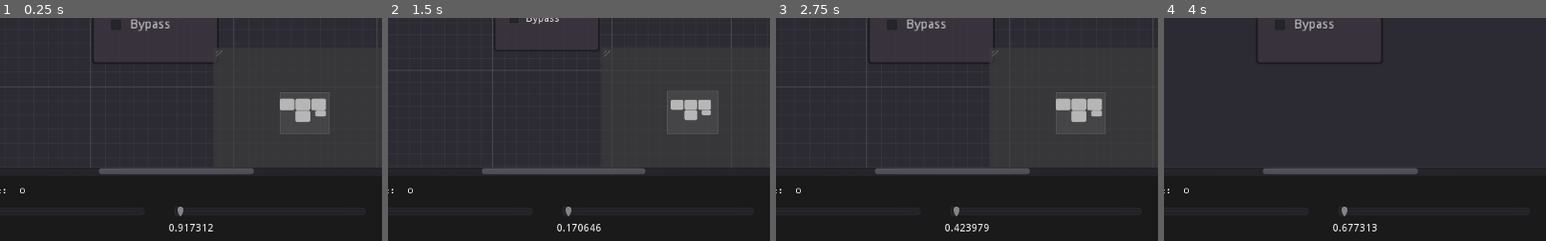
Above: before the commit, frames 1-4 (left to right).
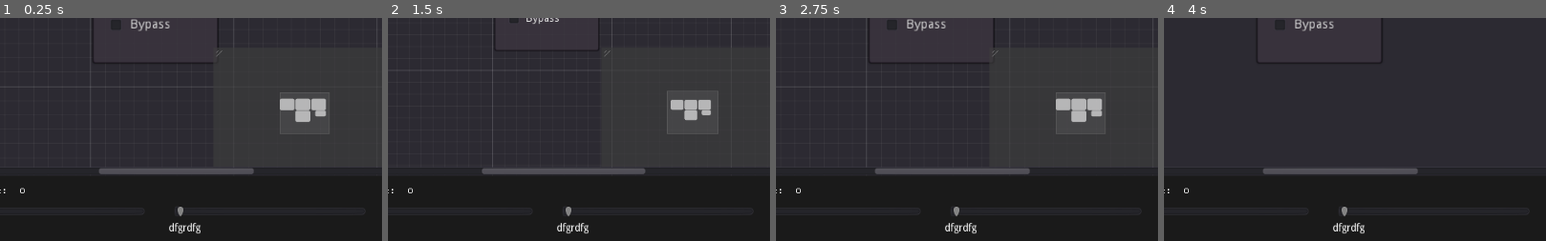
Above: after the commit, the same moments.

Repository: nobuyukinyuu/gdsFM
Game: Godot game, scene res://main.tscn
Same seed, same stepped clock (60 frames per second), same inputs: the game is played once before the commit and once after it.
Inputs (mouse positions are % of the whole screen's width and height, from its top left):
- Up to frame 1 (0.25 s): no input
- Up to frame 2 (1.5 s): click "Bypass" at 0.5 s; click (3, 5) at 1.25 s
- Up to frame 3 (2.75 s): click (9, 5) at 2 s
- Up to frame 4 (4 s): click (12, 5) at 2.75 s; click (23, 5) at 3.5 s
The pictures show only the part of the screen within x 8-58%, y 50-100%; the shares and areas given below are measured in that part.

The runs differ from the first frame. In frame 1, 0.3% of the frame differs, in the area x 44-56%, y 91-97%; in frame 2, 0.3%; in frame 3, 0.3%; in frame 4, 0.3%.

Commit message:
EG Multiplier enabled

Diff:
--- a/!global.gd
+++ b/!global.gd
@@ -32,6 +32,7 @@
 
 class Instr:
 	var rr = 1 setget set_release_time  #Float between 0-1
+	var mul = 0 setget set_frequency_multiplier #Float between 0.5 and 15
 
 	var ar=0	#Attack
 	var dr=0	#Decay
@@ -40,7 +41,7 @@
 	var sl=0	#Sustain level
 	var tl=50	#Total level  (attenuation)
 	var ks=0	#Key scale
-	var mul=0	#Frequency multiplier
+#	var mul=0	#Frequency multiplier
 	var dt=0	#Detune
 #
 #	var hz = 440.0  #Operator frequency.  Tuned to A-4 by default
@@ -51,6 +52,8 @@
 
 
 	var release_time = 1 #Calculated from rr when set
+	var freq_mult = 0.5
+	var hz = 440.0
 
 	var samples = 0  #Samples elapsed
 
@@ -63,10 +66,11 @@
 		else:
 			release_time = -log(rr) *2  # an rr of 0.01 will produce a ~10s release time.
 
-	func get_level():
+	func set_frequency_multiplier(val):
+		mul = val
 
-		pass
-
+		if val == 0:  val = 0.5
+		freq_mult = val #* hz
 
 
 class Patch:
--- a/OP-CenterNode.gd
+++ b/OP-CenterNode.gd
@@ -25,38 +25,36 @@
 	pass
 
 #Sample returns a Vec2 of (phase, amplitude). Phase is used to calculate modulation.
-func request_sample(phase:float, amp:float, is_carrier=false) -> Vector2:
-	var out = Vector2.ZERO
+func request_sample(phase:float) -> float:
+	var out:float
 
 	#TODO:  Don't sin-modulate phase at first, add phases together for each
 	#		Parallel modulator, THEN call modulate on sample before passing back.
 
-	var modulator = Vector2.ZERO
+	var modulator:float
 	if connections.size() > 0:
 
 		#First, mix the parallel modulators.
 		for o in connections.keys():
-			modulator += $"..".get_node(o).request_sample(phase, amp)
+			modulator += $"..".get_node(o).request_sample(phase)
 
 		modulator /= connections.size()
 
 		if $Bypass.pressed:  return modulator
 
 		#Now modulate.
-		phase += modulator.y
+		phase += modulator
+		phase *= eg.freq_mult
 		phase = (gen.sint2(phase) + 1) / 2.0
 
-		out.x = hz
-		out.y = gen.wave(phase, eg.waveform)  * (1+ eg.dt/500.0)
+		out = gen.wave(phase, eg.waveform)  * (1+ eg.dt/500.0)
+		out *= eg.tl / 100.0
 
-		out.y *= eg.tl / 100.0
 
 	else:  #Terminus.  No further modulation required.
-		out.x = hz
-		if $Bypass.pressed:
-			out.y = 0
-		else:
-			out.y = gen.wave(phase, eg.waveform) * (1+ eg.dt/500.0)
-			out.y *= eg.tl / 100.0
+		if $Bypass.pressed:  return 0.0
+		phase *= eg.freq_mult  #DEBUG
+		out = gen.wave(phase, eg.waveform) * (1+ eg.dt/500.0)
+		out *= eg.tl / 100.0
 
 	return out
--- a/main.gd
+++ b/main.gd
@@ -43,7 +43,8 @@
 
 #	$Panel/Line2D.points = pts
 
-	$Label2.text = str(fmod(global.get_secs(), 1.0))
+	if $OP4:
+		$Label2.text = str($OP4.eg.freq_mult)
 
 func fill_buffer(var frames=-1):
 	if !buf:  return
@@ -89,16 +90,12 @@
 
 		if $GraphEdit.connections_valid:
 			var s = $GraphEdit/Output.mix(phase)
-			bufferdata[i] = s.y * Vector2.ONE
+			bufferdata[i] = s * Vector2.ONE
 
 		global.samples +=1
 
 	buf.push_buffer(bufferdata)
 
-#Carrier:  A waveform not yet sin-processed.
-func modulate(carrier, modulator, tl, mul=1.0):
-#	var modulator = global.sint(TAU * global.samples * (mod_hz / hz))
-	return global.sint(sin(modulator*mul) * tl + (carrier) * TAU*4)
 
 
 func _on_FB_value_changed(value):
--- a/main.tscn
+++ b/main.tscn
@@ -37,10 +37,10 @@
 
 
 func mix(phase):
-	var avg = Vector2.ZERO
+	var avg:float
 
 	for o in connections:
-		avg += $\"..\".get_node(o).request_sample(phase, 0, true)
+		avg += $\"..\".get_node(o).request_sample(phase)
 
 	#If assertion failed, we'd get a divide by zero here.
 	assert(connections.size()>0, \"No connections to speaker. This shouldn't happen\")
